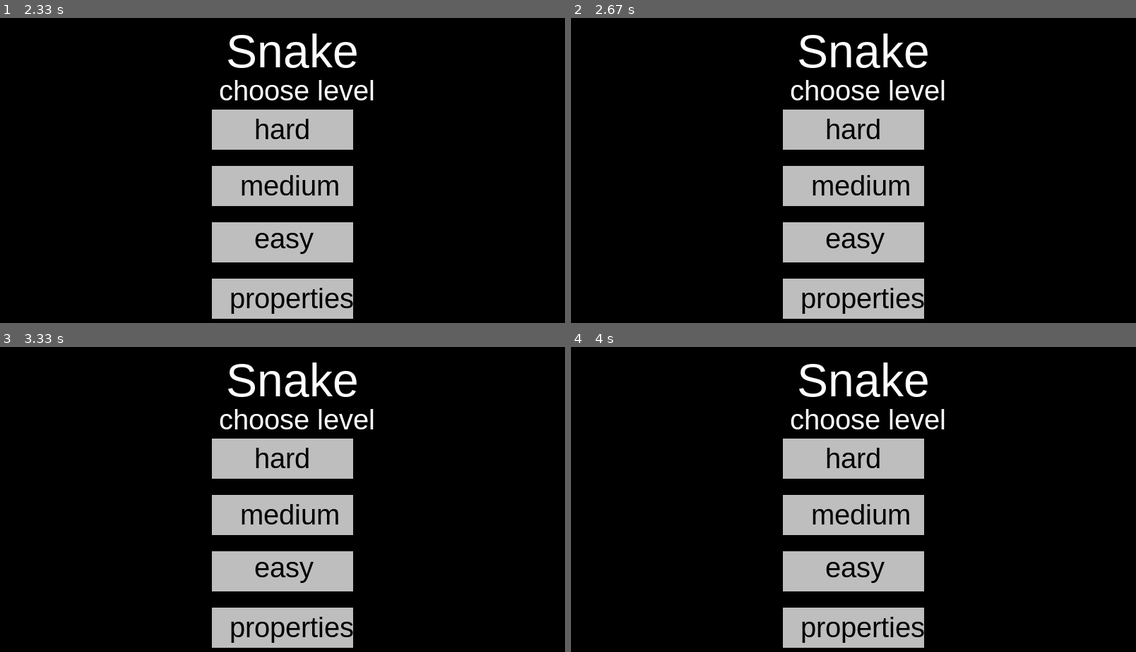
Above: before the commit, frames 1-4 (two rows, left to right).
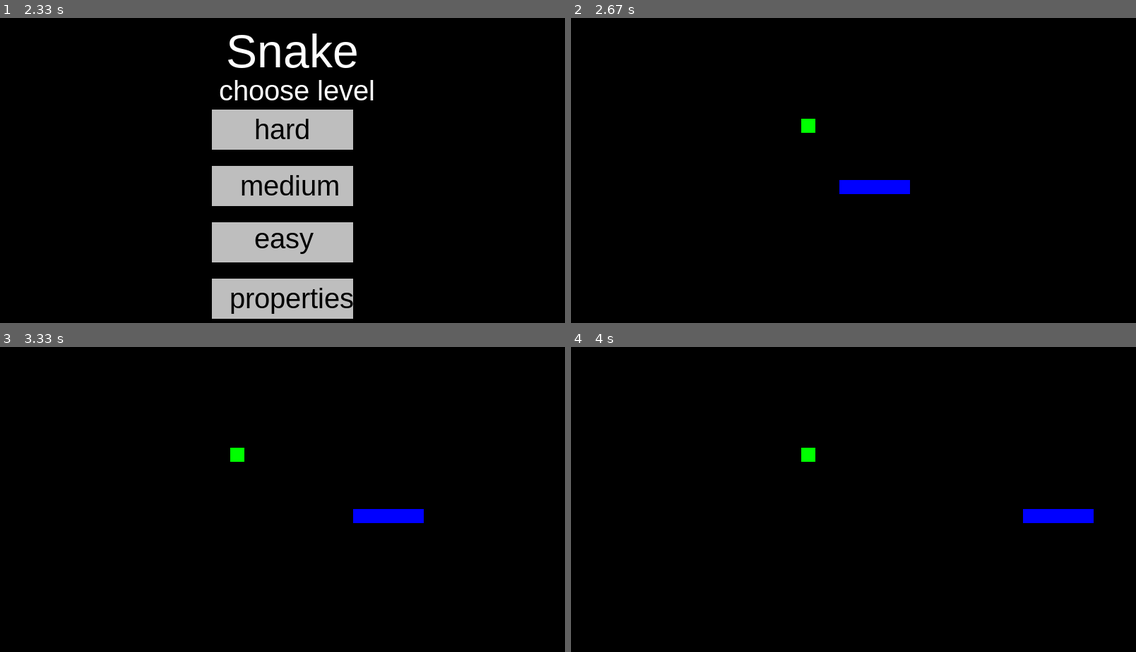
Above: after the commit, the same moments.

Repository: erans9090/games-with-pygame
Game: pygame game, started from snake/main.py
The game is run twice, just before and just after one commit, with the same random seed, the same clock (stepped at 60 frames per second) and the same inputs.
Inputs (mouse positions are in pixels of both pictures, inside the frame that each line leads up to):
- Up to frame 1 (2.33 s): click (293, 298) at 0.38 s, where only the run after the commit has a clickable "properties"; click (259, 194) at 0.8 s; click "return" at 1.2 s; move the mouse to (339, 252) at 2.2 s
- Up to frame 2 (2.67 s): click (910, 252) at 2.43 s
- Up to frame 3 (3.33 s): tap Enter at 2.8 s
- Up to frame 4 (4 s): no input

Frame 1 is identical in both runs. In frame 2, 14% of the frame differs, in the area x 37-67%, y 5-99%; in frame 3, 14%, in the area x 37-75%, y 5-99%; in frame 4, 14%.

Commit message:
main menu fixed

Diff:
--- /dev/null
+++ b/highscore.txt
@@ -0,0 +1 @@
+yoyo 27
--- /dev/null
+++ b/logs/log--2023-02-23--14-21-16.txt
@@ -0,0 +1,10 @@
+UI: init
+UI: main_menu
+UI: properties_menu
+UI: background color changed to RED
+UI: properties_menu
+UI: properties menu closed
+UI: properties menu closed
+UI: main_menu
+UI: GAME STARTED: hard
+UI: GAME STARTED: hard
--- a/snake/logger.py
+++ b/snake/logger.py
@@ -1,12 +1,15 @@
 import datetime
-
+import os
 
 class Logger:
 
     def __init__(self):
+        log_dir = 'snake/logs'
 
+        if not os.path.exists(log_dir):
+            os.makedirs(log_dir)
 
-        self.log_file = f'logs\\log--{datetime.datetime.now().strftime("%Y-%m-%d--%H-%M-%S")}.txt'
+        self.log_file = f'{log_dir}/log--{datetime.datetime.now().strftime("%Y-%m-%d--%H-%M-%S")}.txt'
 
         with open(self.log_file, 'w+') as f:
             pass
@@ -15,4 +18,4 @@
 
         with open(self.log_file, 'a') as f:
 
-            f.write(message + '\n')
+            f.write(f"[{datetime.datetime.now().strftime('%H:%M:%S')}] {message} \n")
--- a/snake/logs/log--2023-02-23--14-03-22.txt
+++ /dev/null
@@ -1,2 +0,0 @@
-UI: init
-UI: main_menu
--- a/snake/logs/log--2023-02-23--14-03-59.txt
+++ /dev/null
@@ -1,7 +0,0 @@
-UI: init
-UI: main_menu
-UI: properties_menu
-UI: properties_menu
-UI: properties_menu
-UI: properties_menu
-UI: main_menu
--- a/snake/logs/log--2023-02-23--14-04-26.txt
+++ /dev/null
@@ -1,9 +0,0 @@
-UI: init
-UI: main_menu
-UI: properties_menu
-UI: main_menu
-UI: properties_menu
-UI: properties_menu
-UI: properties_menu
-UI: properties_menu
-UI: main_menu
--- /dev/null
+++ b/snake/logs/log--2023-02-23--20-33-30.txt
@@ -0,0 +1,24 @@
+[20:33:30] UI: init
+[20:33:31] UI: main_menu
+[20:33:32] UI: GAME STARTED: hard
+[20:33:34] Score: 1
+[20:33:35] Score: 2
+[20:33:36] Score: 3
+[20:33:37] Score: 4
+[20:33:38] Score: 5
+[20:33:39] Score: 6
+[20:33:42] Score: 7
+[20:33:43] Score: 8
+[20:33:44] Score: 9
+[20:33:45] Score: 10
+[20:33:50] Score: 11
+[20:33:51] Score: 12
+[20:33:54] Score: 13
+[20:33:56] Score: 14
+[20:33:56] Score: 15
+[20:33:58] Score: 16
+[20:34:00] Score: 17
+[20:34:03] Score: 18
+[20:34:06] Score: 19
+[20:34:09] Score: 20
+[20:34:10] Score: 21
--- a/snake/ui.py
+++ b/snake/ui.py
@@ -42,14 +42,20 @@
                             self.logger.log("UI: GAME STARTED: hard")
                             return
                         elif properties.window_height//2 - 20 < pygame.mouse.get_pos()[1] < properties.window_height//2 + 60:
+                            self.logger.log("UI: GAME STARTED: medium")
                             properties.medium()
                             return
                         elif properties.window_height//2 + 60 < pygame.mouse.get_pos()[1] < properties.window_height//2 + 140:
+                            self.logger.log("UI: GAME STARTED: easy")
                             properties.easy()
                             return
                         elif properties.window_height//2 + 140 < pygame.mouse.get_pos()[1] < properties.window_height//2 + 220:
                             self.properties_menu()
-                            self.main_menu()
+
+                self.draw_main_menu()
+
+
+
 
     def draw_main_menu(self):
 
@@ -90,11 +96,8 @@
         self.draw_properties()
 
         # properties main loop
-        out = False
         while True:
 
-            if out:
-                break
 
             for event in pygame.event.get():
                 if event.type == pygame.QUIT:
@@ -109,21 +112,25 @@
                             properties.snake_color = properties.change_color("snake")
                             self.logger.log("UI: snake color changed to " + str(properties.snake_color))
                             self.properties_menu()
+                            return
                         elif properties.window_height//2 - 60 < pygame.mouse.get_pos()[1] < properties.window_height//2 - 20:
                             properties.food_color = properties.change_color("food")
                             self.logger.log("UI: food color changed to " + str(properties.food_color))
                             self.properties_menu()
+                            return
                         elif properties.window_height//2 - 20 < pygame.mouse.get_pos()[1] < properties.window_height//2 + 20:
                             properties.background_color = properties.change_color("background")
                             self.logger.log("UI: background color changed to " + str(properties.background_color))
                             self.properties_menu()
+                            return
                         # elif properties.window_height//2 + 20 < pygame.mouse.get_pos()[1] < properties.window_height//2 + 60:
                         #     out = True
                         #     break
                         elif properties.window_height//2 + 100 < pygame.mouse.get_pos()[1] < properties.window_height//2 + 160:
-                            out = True
+                            # out = True
                             self.logger.log("UI: properties menu closed")
-                            break
+                            return
+                            # break
 
 
 
@@ -131,7 +138,7 @@
 
     def draw_properties(self):
 
-        self.screen.fill("black")
+        self.screen.fill(properties.background_color)
         pygame.draw.rect(self.screen,"grey", (properties.window_width//2 - 100, properties.window_height//2 - 100, properties.window_width//5, properties.window_height//16))
         pygame.draw.rect(self.screen,"grey", (properties.window_width//2 - 100, properties.window_height//2 - 60, properties.window_width//5, properties.window_height//16))
         pygame.draw.rect(self.screen,"grey", (properties.window_width//2 - 100, properties.window_height//2 - 20, properties.window_width//5, properties.window_height//16))
@@ -207,6 +214,7 @@
     def is_food_eaten(self):
         if abs(self.snake.head[0] - self.food[0]) <= properties.link_size and abs(self.snake.head[1] - self.food[1]) <= properties.link_size:
             self.snake.score += 1
+            self.logger.log(f"Score: {self.snake.score}")
             properties.speed += properties.speed_increase
             self.snake.body.append([self.snake.head[0],self.snake.head[1]])
             self.food = [random.randint(0,properties.window_width) - random.randint(0,properties.window_width)%10,random.randint(0,properties.window_height) - random.randint(0,properties.window_height)%10]
